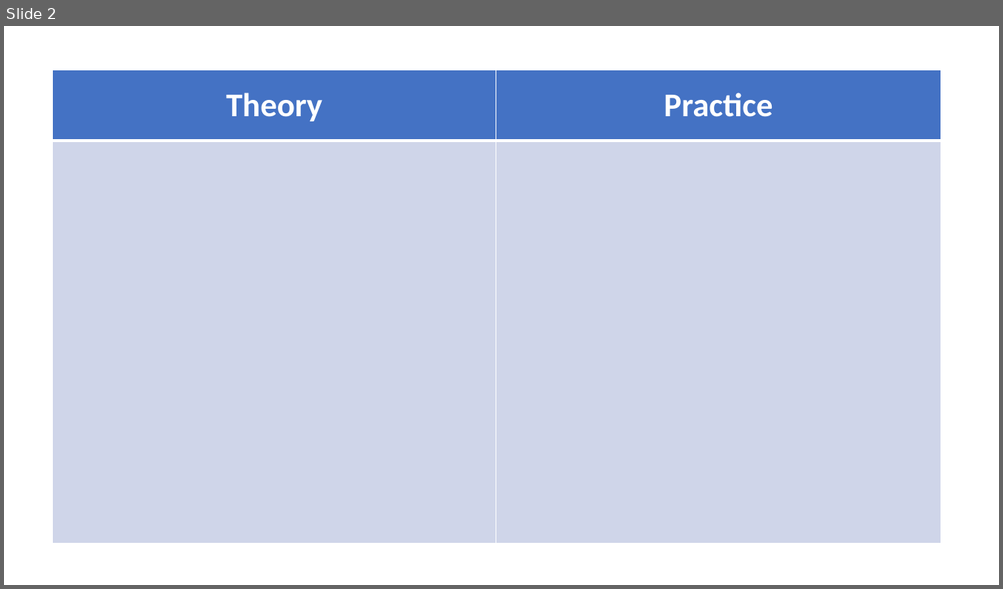
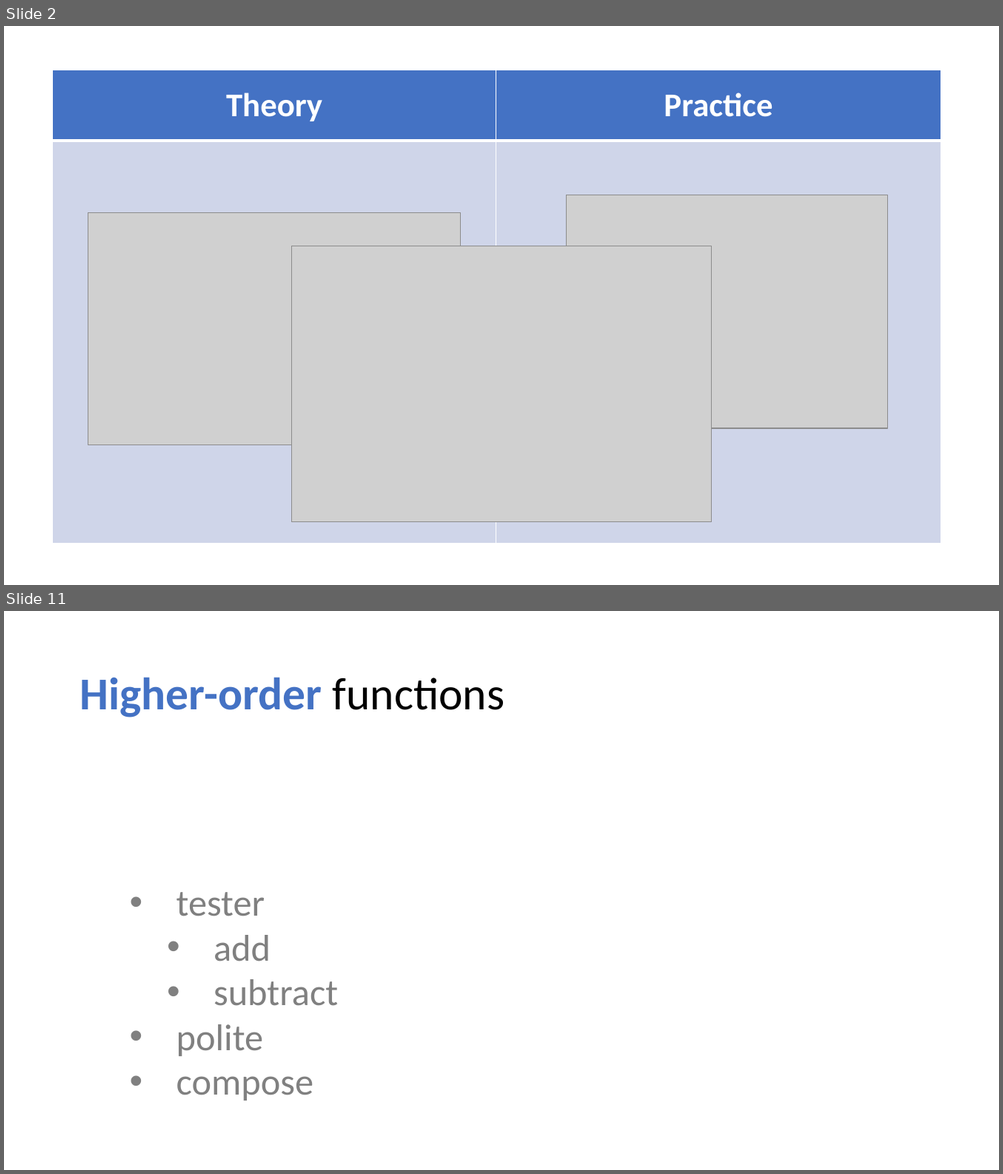
Before and after one commit to levanroinishvili/functional-js, a slide deck: functional.pptx. Shown one above the other, each under a label of ours: slide 2 before the commit, slides 2 and 11 after it; the slides between them are not shown. The pictures are 1003x589 and 1003x1174 pixels, drawn with LibreOffice and Linux fonts; fonts in the diff are those of the drawing; grey boxes stand for pictures. Boxes give left, top, right and bottom in pixels: in the first picture for what was removed or moved away, otherwise in the second. Text is boxed around its words. In the diff, an @@ line names an element or a change of style, - is before the commit and + after.

```diff
--- a/functional.pptx
+++ b/functional.pptx
@@ slide 11 added at (4, 611, 999, 1170), background #FFFFFF @@
@@ title added at (79, 677, 505, 718), 44 pt, text #4472C4, bold @@
+Higher-order functions
@@ text added at (176, 892, 338, 1101), 36 pt, text #808080 @@
+• tester
+  • add
+  • subtract
+• polite
+• compose
@@ slide 2 changed as well @@
@@ picture added at (566, 195, 888, 429) @@
@@ picture added at (88, 213, 461, 446) @@
@@ picture added at (292, 247, 711, 523) @@
```
Also in this commit, not shown: 1 other slide changed, 33 other slides added.
